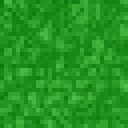
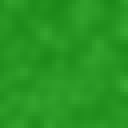
Revision of a layered 128 × 128 image; what changed, layer by layer:
painted on "Background" over [0, 0, 128, 128]
